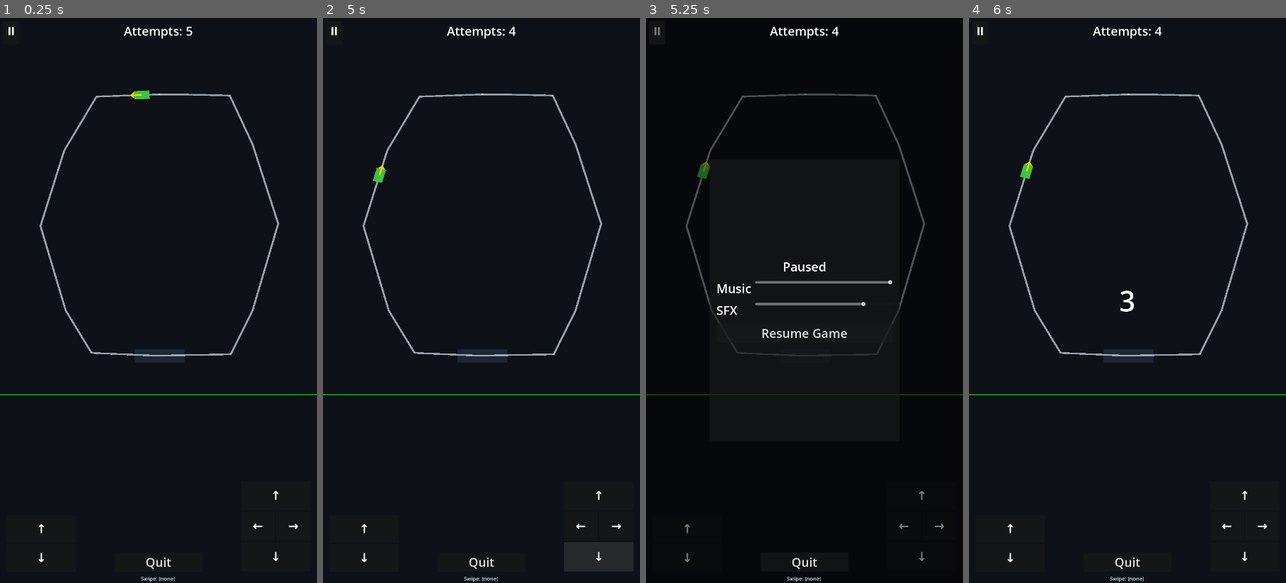
Above: before the commit, frames 1-4 (left to right).
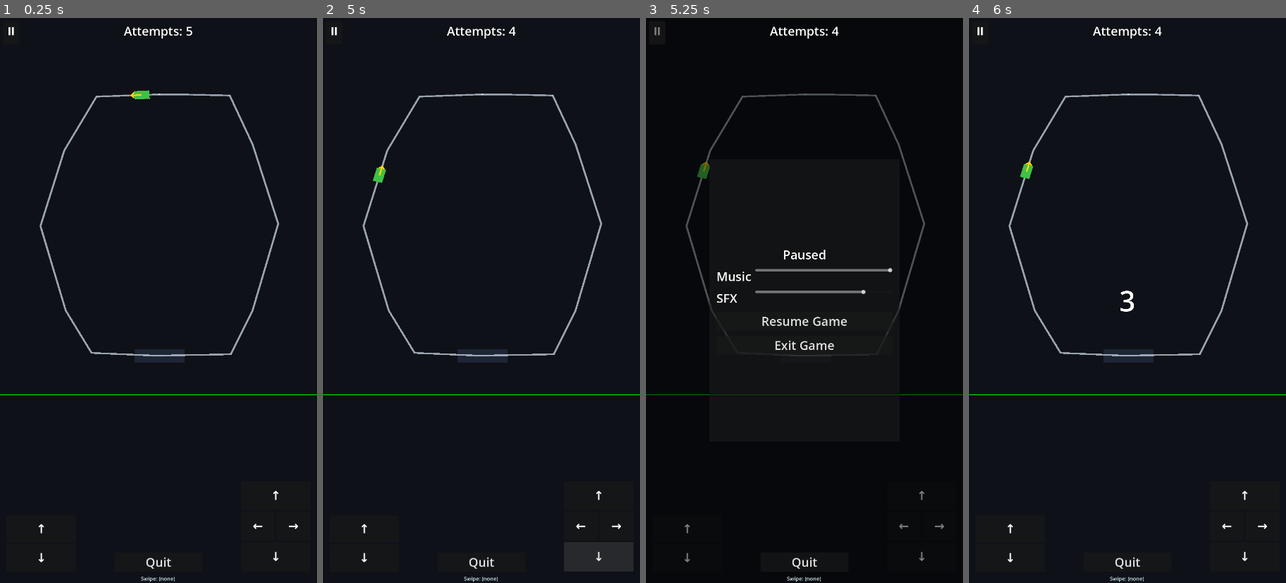
Above: after the commit, the same moments.

Repository: CodingKitts/Rush-The-Pile
Game: Godot game, scene res://scenes/PathFlowDemo.tscn
Two runs of this game, one before a commit and one after it. Both use one fixed random seed, a clock stepped at 60 frames per second and the inputs below.
Inputs:
- Up to frame 1 (0.25 s): no input
- Up to frame 2 (5 s): click "↑" at 0.5 s; click "↓" at 1.25 s; click "↑" at 2 s; click "←" at 2.75 s; click "→" at 3.5 s; click "↓" at 4.25 s
- Up to frame 3 (5.25 s): click "⏸" at 5 s
- Up to frame 4 (6 s): click "Resume Game" at 5.75 s

Frames 1-2 are identical in both runs. In frame 3, 1.7% of the frame differs, in the area x 22-78%, y 41-59%; in frame 4, nothing differs.

Commit message:
Added Quit game button in the pause menu

Diff:
--- a/godot/scenes/PathFlowDemo.tscn
+++ b/godot/scenes/PathFlowDemo.tscn
@@ -296,6 +296,13 @@
 size_flags_horizontal = 3
 theme_override_font_sizes/font_size = 42
 text = "Resume Game"
+
+[node name="ExitButton" type="Button" parent="UI/PauseOverlay/Panel/VBox"]
+custom_minimum_size = Vector2(0, 56)
+layout_mode = 2
+size_flags_horizontal = 3
+theme_override_font_sizes/font_size = 42
+text = "Exit Game"
 
 [node name="AttemptsLabel" type="Label" parent="UI"]
 anchors_preset = 5
--- a/godot/scripts/PathFlowDemo.gd
+++ b/godot/scripts/PathFlowDemo.gd
@@ -16,6 +16,7 @@
 @onready var _btn_pause: Button = $UI/UIRoot/PauseButton
 @onready var _pause_overlay: Control = $UI/PauseOverlay
 @onready var _resume_button: Button = $UI/PauseOverlay/Panel/VBox/ResumeButton
+@onready var _exit_button: Button = $UI/PauseOverlay/Panel/VBox/ExitButton
 @onready var _countdown_label: Label = $UI/PauseOverlay/CountdownLabel
 @onready var _pause_panel: Panel = $UI/PauseOverlay/Panel
 @onready var _pause_dim: ColorRect = $UI/PauseOverlay/Dim
@@ -58,6 +59,7 @@
 	_disable_button_focus_and_cleanup(_btn_quit)
 	_disable_button_focus_and_cleanup(_btn_pause)
 	_disable_button_focus_and_cleanup(_resume_button)
+	_disable_button_focus_and_cleanup(_exit_button)
 
 	# Ensure the pause overlay and its controls work while the tree is paused
 	# so the Resume button can be pressed to unpause.
@@ -65,6 +67,8 @@
 		_pause_overlay.process_mode = Node.PROCESS_MODE_WHEN_PAUSED
 	if _resume_button:
 		_resume_button.process_mode = Node.PROCESS_MODE_WHEN_PAUSED
+	if _exit_button:
+		_exit_button.process_mode = Node.PROCESS_MODE_WHEN_PAUSED
 	if _countdown_label:
 		_countdown_label.process_mode = Node.PROCESS_MODE_WHEN_PAUSED
 
@@ -73,6 +77,8 @@
 		_btn_pause.pressed.connect(_on_pause_pressed)
 	if _resume_button:
 		_resume_button.pressed.connect(_on_resume_pressed)
+	if _exit_button:
+		_exit_button.pressed.connect(_on_quit_pressed)
 	# Initialize slider values from AudioManager if available
 	if _audio:
 		if _music_slider:
